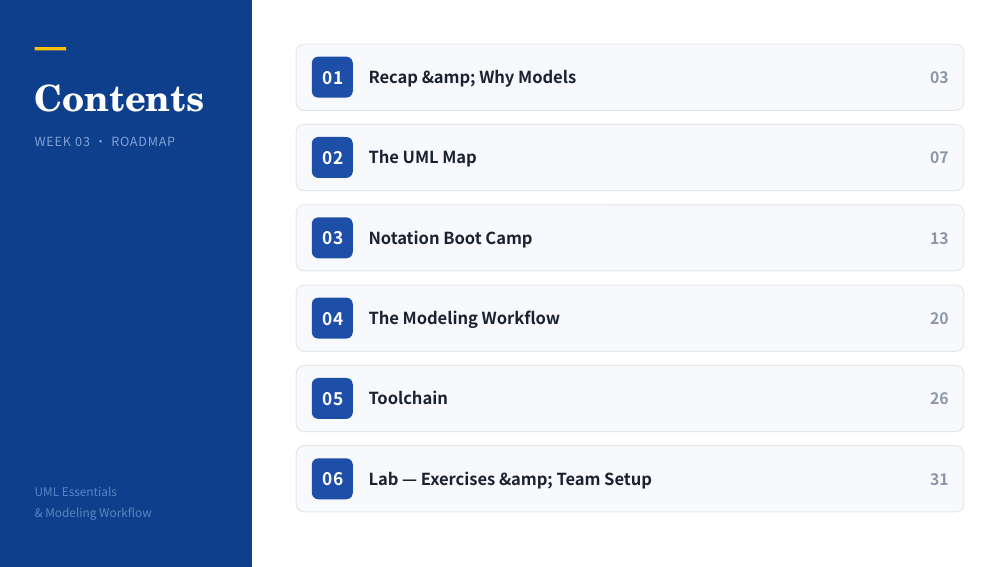
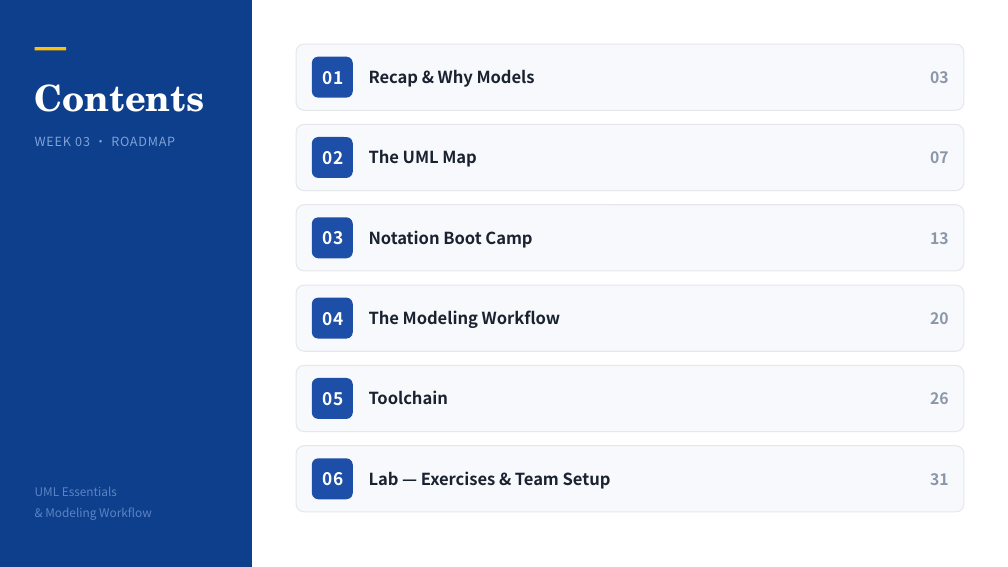
Before and after one commit to klausren/isad-course, a slide deck: slide 2 of 01-slides/W03-UML-Essentials-and-Modeling-Workflow.pptx. Drawn at 1008x567 pixels with LibreOffice and Linux fonts; fonts in the diff are those of the drawing. Boxes give left, top, right and bottom in pixels: in the first picture for what was removed or moved away, otherwise in the second. Text is boxed around its words. In the diff, an @@ line names an element or a change of style, - is before the commit and + after.

```diff
--- a/01-slides/W03-UML-Essentials-and-Modeling-Workflow.pptx
+++ b/01-slides/W03-UML-Essentials-and-Modeling-Workflow.pptx
@@ text at bbox=[369, 69, 535, 87]: text changed @@
-Recap &amp; Why Models
+Recap & Why Models
@@ text at bbox=[369, 471, 611, 489]: text changed @@
-Lab — Exercises &amp; Team Setup
+Lab — Exercises & Team Setup
```
Also in this commit, not shown: 3 other files.
